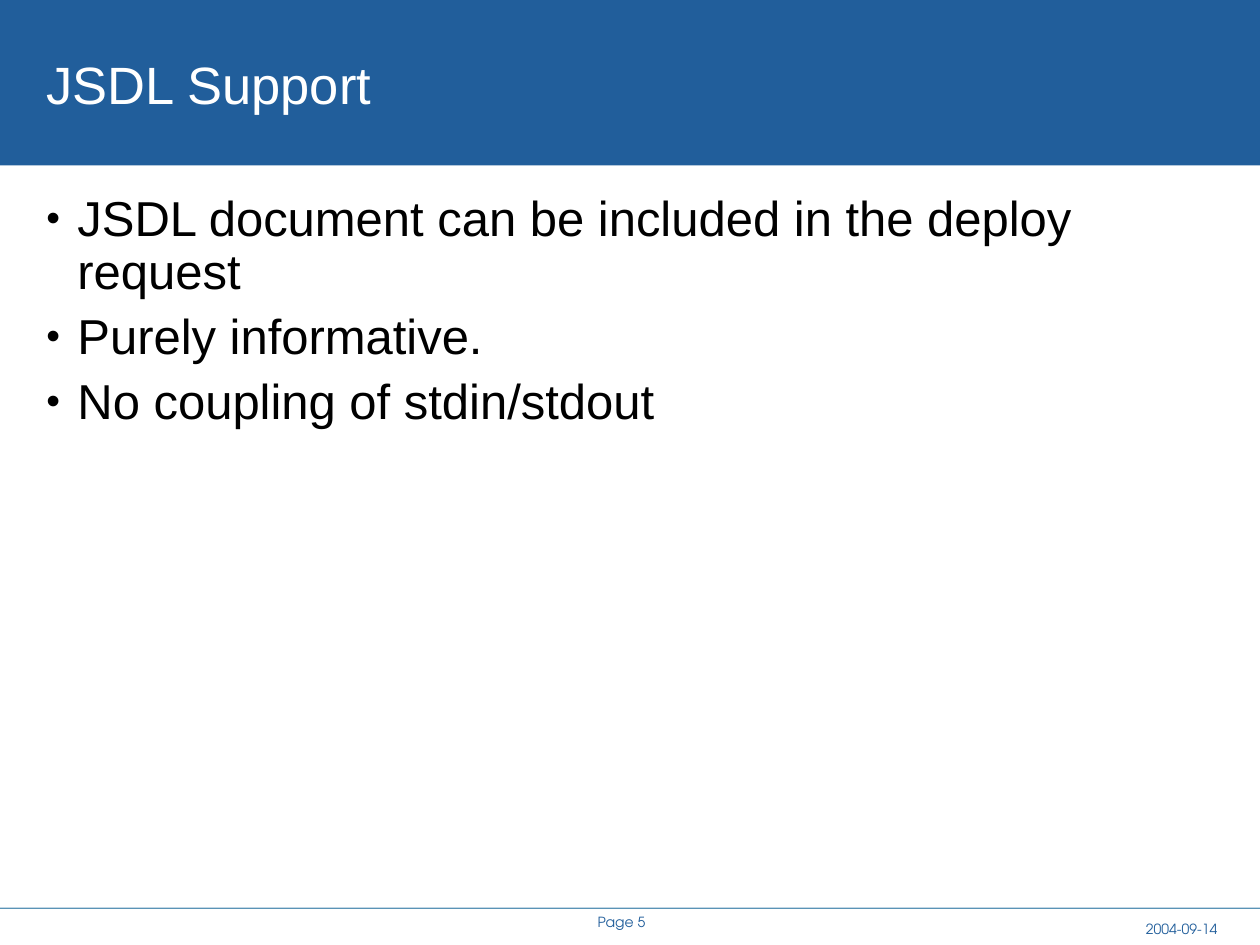
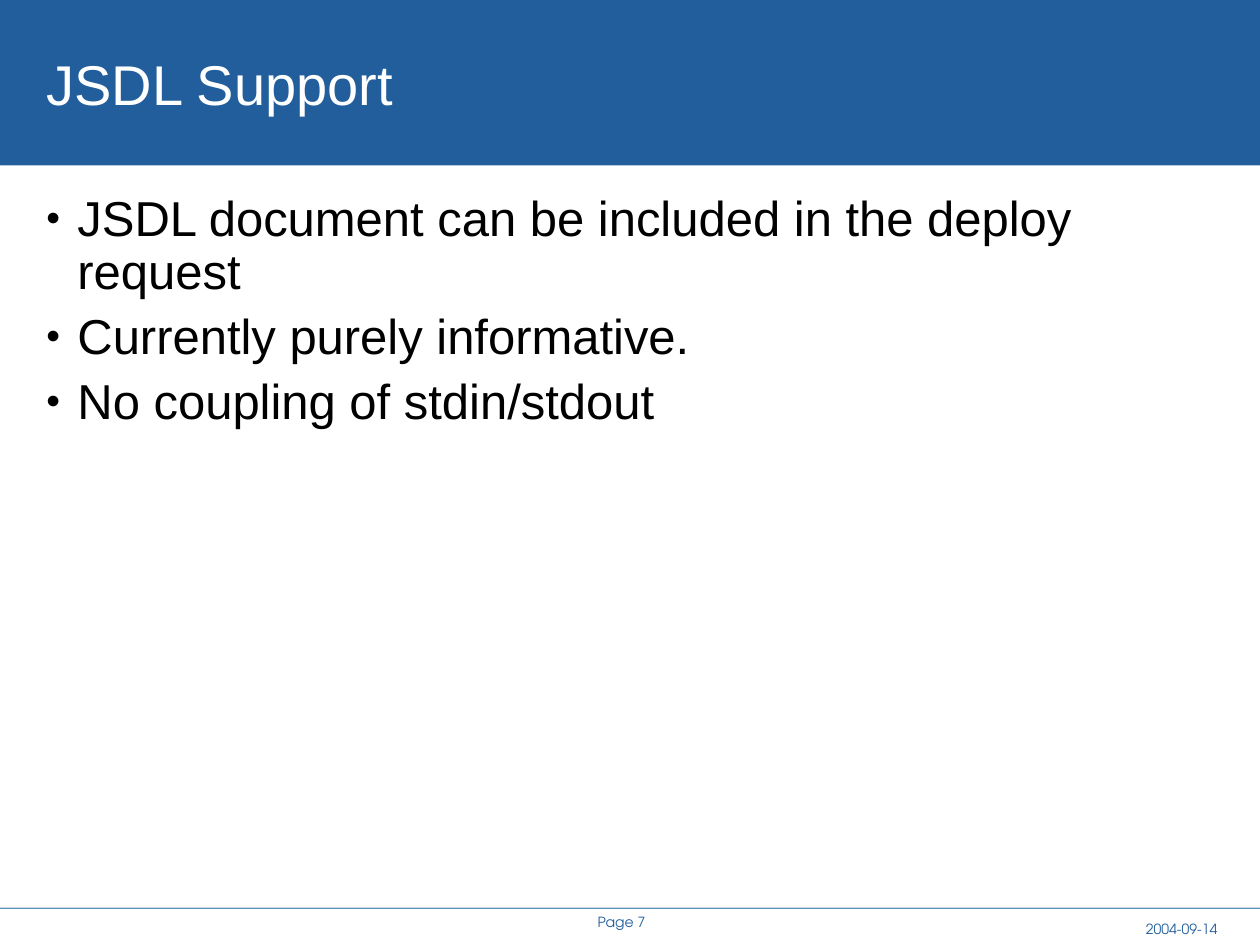
Before and after one commit to rhusar/smartfrog, a slide deck: slide 7 of core/components/cddlm/doc/A Service API for deployment.ppt (slide 5 before the commit). Drawn at 1260x945 pixels with LibreOffice and Linux fonts; fonts in the diff are those of the drawing; background and template pictures are left out. Boxes give left, top, right and bottom in pixels: in the first picture for what was removed or moved away, otherwise in the second. Text is boxed around its words. In the diff, an @@ line names an element or a change of style, - is before the commit and + after.

```diff
--- a/core/components/cddlm/doc/A Service API for deployment.ppt
+++ b/core/components/cddlm/doc/A Service API for deployment.ppt
@@ title "JSDL Support" at (x1=47, y1=66, x2=393, y2=116): size 30 to 32 pt @@
@@ text at (x1=77, y1=318, x2=689, y2=364): text changed @@
-• Purely informative.
+• Currently purely informative.
@@ page number at (x1=598, y1=916, x2=646, y2=930): text changed @@
-Page 5
+Page 7
```
Also in this commit, not shown: 9 other slides changed, 8 slides added, 19 other files.
